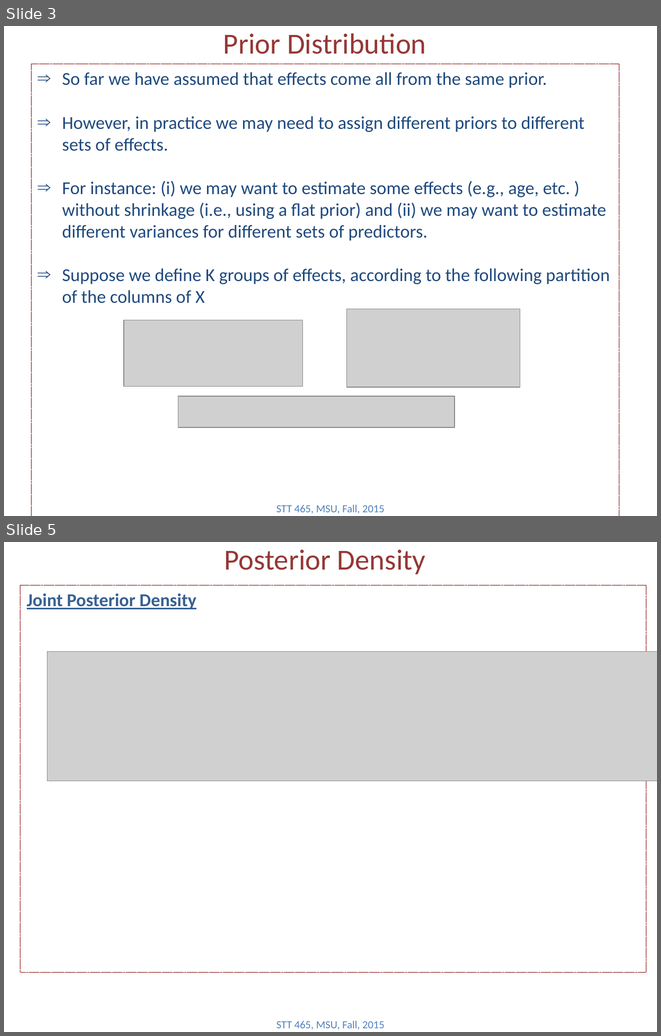
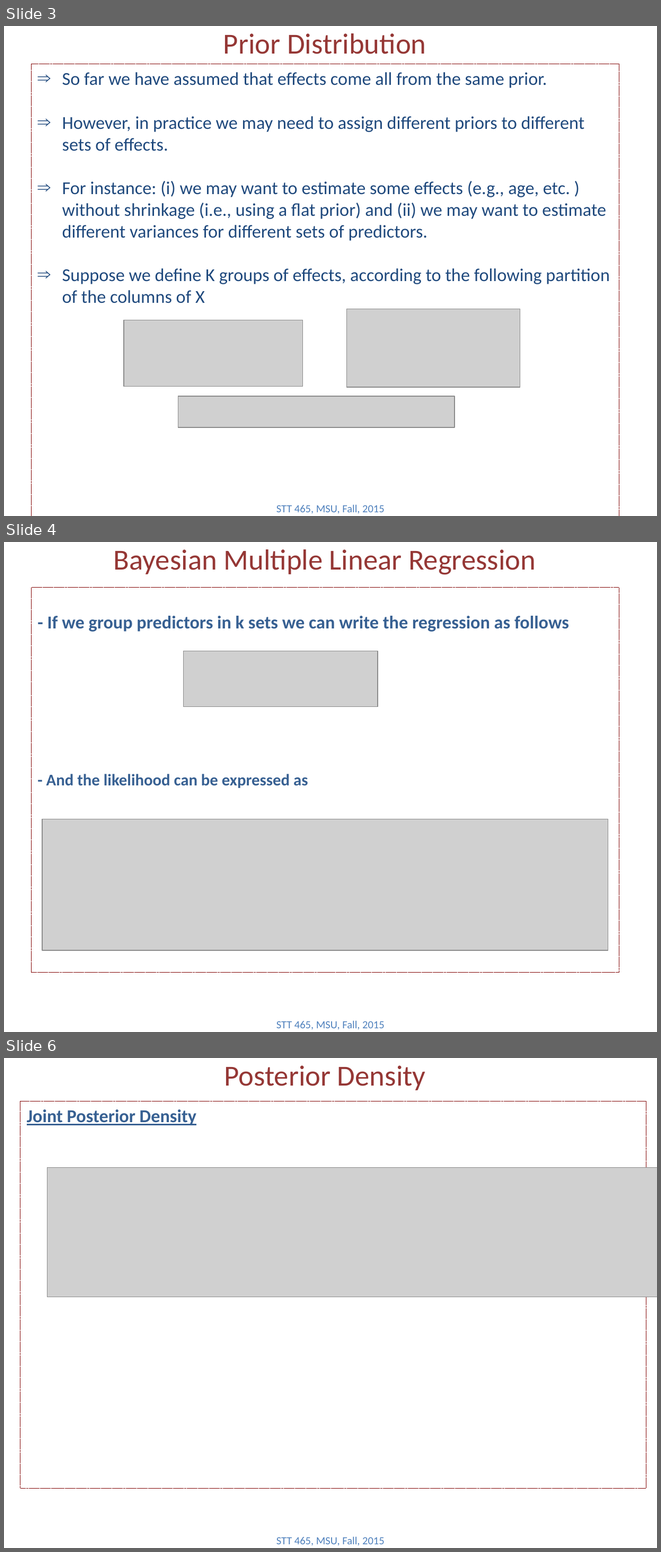
Before and after one commit to Boukos/STT465, a slide deck: STT465_13.pptx. Shown one above the other, each under a label of ours: slides 3 and 5 before the commit, slides 3, 4 and 6 after it; the slides between them are not shown. The pictures are 661x1036 and 661x1552 pixels, drawn with LibreOffice and Linux fonts; fonts in the diff are those of the drawing; grey boxes stand for pictures. Boxes give left, top, right and bottom in pixels: in the first picture for what was removed or moved away, otherwise in the second. Text is boxed around its words. In the diff, an @@ line names an element or a change of style, - is before the commit and + after.

```diff
--- a/STT465_13.pptx
+++ b/STT465_13.pptx
@@ slide 4 added at bbox=[4, 542, 657, 1032], background #FFFFFF @@
@@ title added at bbox=[114, 549, 536, 575], 32 pt, text #953735 @@
+Bayesian Multiple Linear Regression
@@ rectangle added at bbox=[32, 588, 619, 972], outline #800000 0.75 pt dashed, 20 pt, text #376092, bold @@
+- If we group predictors in k sets we can write the regression as follows
+- And the likelihood can be expressed as
@@ picture added at bbox=[184, 651, 378, 706] @@
@@ picture added at bbox=[42, 819, 608, 950] @@
@@ text added at bbox=[276, 1020, 385, 1030], 12 pt, text #4F81BD @@
+STT 465, MSU, Fall, 2015
@@ what was slide 5 is now slide 6 @@
```
Also in this commit, not shown: 3 slides changed, 4 other slides added, 1 other file.
